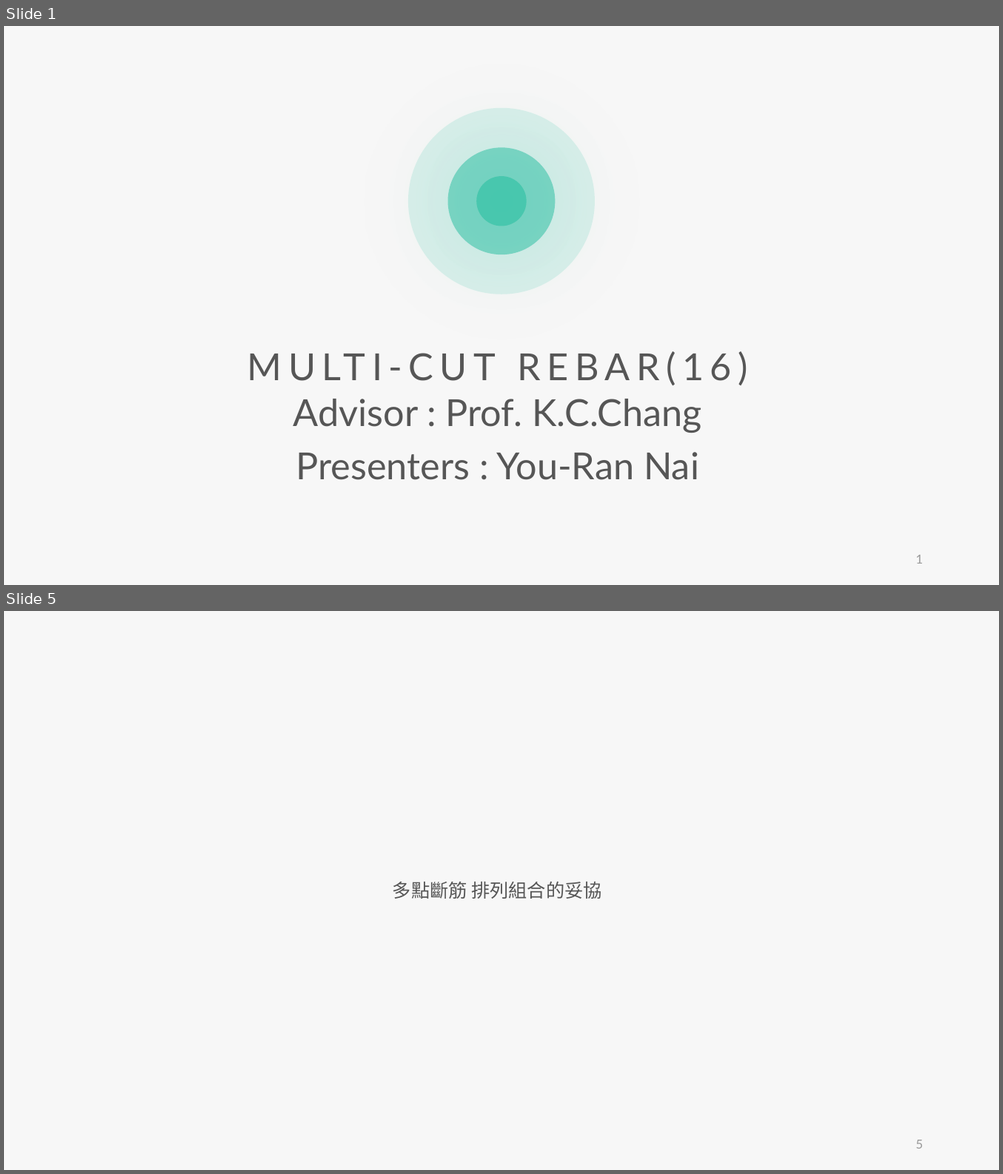
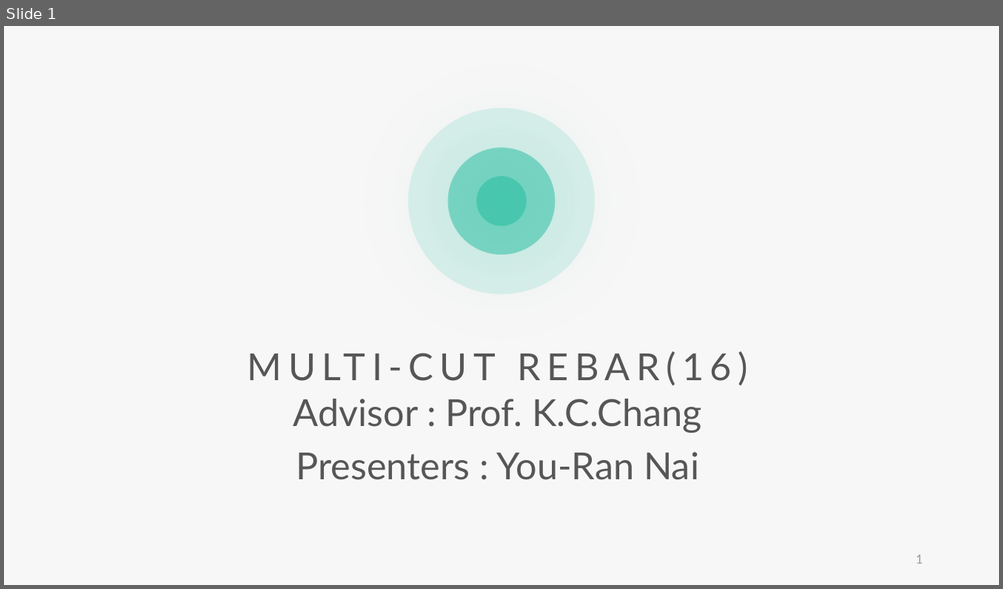
Before and after one commit to skyran1278/VbaProject, a slide deck: 20180126_SmartCut/Meeting/20190502 Meeting/20190502 Meeting.pptx. Shown one above the other, each under a label of ours: slides 1 and 5 before the commit, slide 1 after it; the slides between them are not shown. The pictures are 1003x1174 and 1003x589 pixels, drawn with LibreOffice and Linux fonts; fonts in the diff are those of the drawing. Boxes give left, top, right and bottom in pixels: in the first picture for what was removed or moved away, otherwise in the second. Text is boxed around its words. In the diff, an @@ line names an element or a change of style, - is before the commit and + after.

```diff
--- a/20180126_SmartCut/Meeting/20190502 Meeting/20190502 Meeting.pptx
+++ b/20180126_SmartCut/Meeting/20190502 Meeting/20190502 Meeting.pptx
@@ slide 5 removed at box(4, 611, 999, 1170), background #F7F7F7 @@
@@ text removed at box(392, 882, 601, 899) @@
-多點斷筋 排列組合的妥協
@@ page number removed at box(916, 1140, 923, 1149) @@
-5
```
Also in this commit, not shown: 22 slides added, 17 other slides removed, 8 other files.
